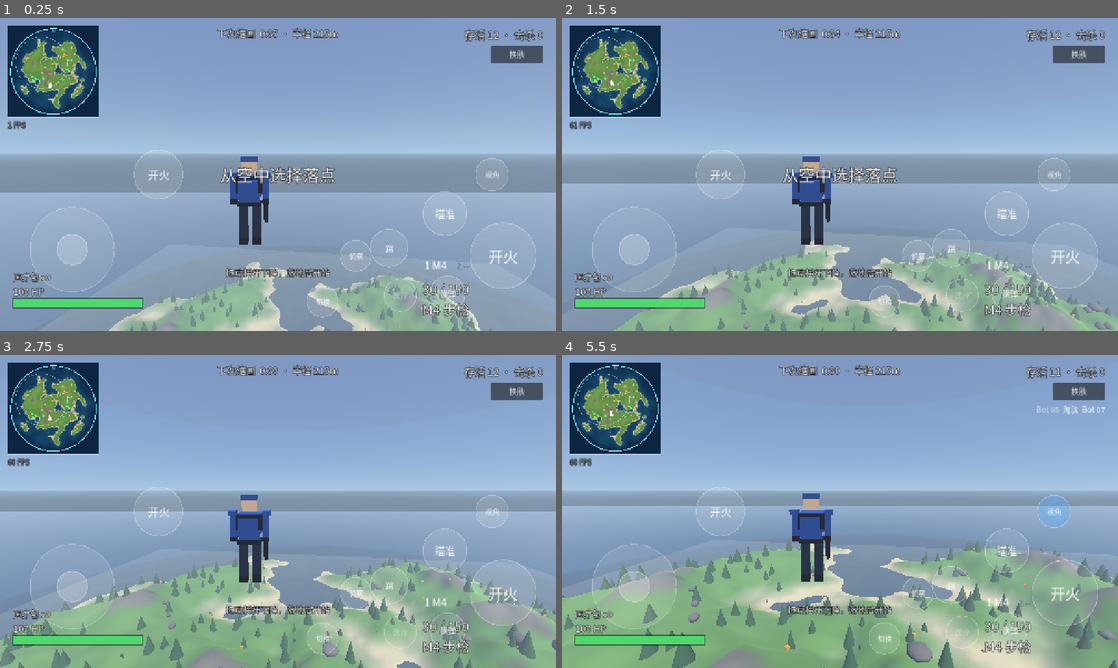
Above: before the commit, frames 1-4 (two rows, left to right).
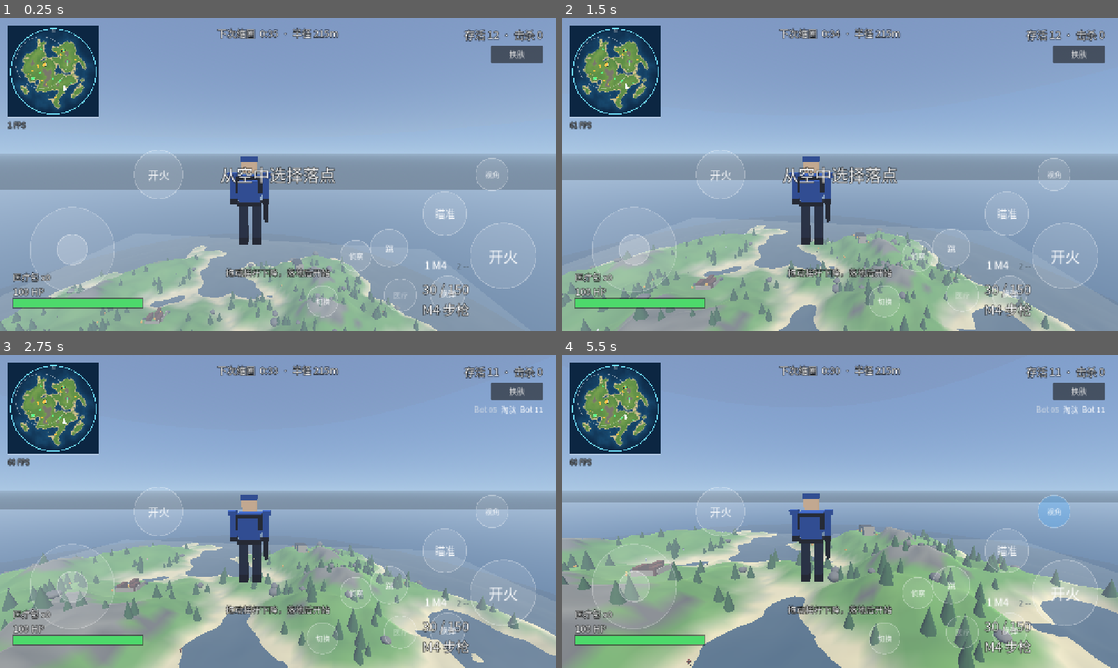
Above: after the commit, the same moments.

Repository: soda92/shooting-game
Game: Godot game, scene res://scenes/main.tscn
The game is run twice, just before and just after one commit, with the same random seed, the same clock (stepped at 60 frames per second) and the same inputs.
Inputs (mouse positions are in pixels of both pictures, inside the frame that each line leads up to):
- Up to frame 1 (0.25 s): no input
- Up to frame 2 (1.5 s): move the mouse to (867, 174) at 0.52 s; hold R 0.53-1.28 s; hold W from 0.53 s (still down); click (867, 174) at 0.67 s; tap Space at 0.77 s; move the mouse to (812, 174) at 1.27 s; tap H at 1.35 s
- Up to frame 3 (2.75 s): keep holding W; tap Space at 1.52 s; move the mouse to (289, 505) at 2.02 s; hold F from 2.03 s (still down)
- Up to frame 4 (5.5 s): keep holding W; move the mouse to (834, 517) at 2.77 s; release F at 2.78 s; tap V at 2.85 s; click (834, 517) at 2.92 s; tap Space at 3.02, 3.77, 4.52 s; move the mouse to (878, 514) at 3.52 s; hold Q 3.53-4.28 s; move the mouse to (795, 508) at 4.27 s; tap Shift at 4.35 s; move the mouse to (845, 511) at 5.02 s; hold R from 5.03 s (still down); click (845, 511) at 5.17 s

The runs differ from the first frame. In frame 1, 10% of the frame differs, in the area x 0-100%, y 9-100%; in frame 2, 17%; in frame 3, 25%; in frame 4, 31%.

Commit message:
feat: add three POI compounds with cover, doors and loot
- procedural house, warehouse and container yard on flat ground
- merged meshes per material plus box collision; enterable doorways
- compound loot spots take priority for weapon and medkit spawns
- buildings sit on the highest footprint point with walls buried on slopes
- minimap markers for POIs
- bot stuck detection so they do not grind against walls

Diff:
--- a/scripts/bot.gd
+++ b/scripts/bot.gd
@@ -25,6 +25,8 @@
 var _wander := Vector3.ZERO
 var _wander_t := 0.0
 var _strafe := 1.0
+var _stuck_t := 0.0
+var _last_pos := Vector3.ZERO
 
 @onready var visual = $Visual
 
@@ -34,6 +36,7 @@
 	_fire_cd = randf_range(0.2, 1.2)
 	weapon_id = Weapons.ORDER[randi() % Weapons.ORDER.size()]
 	visual.set_skin(Skins.random_bot_skin())
+	_last_pos = global_position
 
 
 func setup(w: Node3D, g: Node) -> void:
@@ -105,6 +108,16 @@
 	else:
 		velocity.y = 0.0
 	move_and_slide()
+
+	_stuck_t += delta
+	if _stuck_t >= 0.7:
+		if global_position.distance_to(_last_pos) < 0.4:
+			target = null
+			_retarget = 1.2
+			_strafe = -_strafe
+			_pick_wander()
+		_last_pos = global_position
+		_stuck_t = 0.0
 
 	visual.tick(delta, Vector2(velocity.x, velocity.z).length(), _has_target())
 
--- a/scripts/game.gd
+++ b/scripts/game.gd
@@ -58,7 +58,7 @@
 func _spawn_player() -> void:
 	var scene: PackedScene = load("res://scenes/player.tscn")
 	player = scene.instantiate()
-	var p: Vector3 = world.random_land_point(140.0)
+	var p: Vector3 = world.random_open_point(140.0, 26.0)
 	player.position = Vector3(p.x, p.y + 120.0, p.z)
 	player.rotation.y = randf() * TAU
 	add_child(player)
@@ -91,17 +91,29 @@
 
 func _spawn_loot() -> void:
 	var scene: PackedScene = load("res://scenes/loot.tscn")
+	var spots: Array = world.loot_spots
 	for i in range(LOOT_COUNT):
 		var l = scene.instantiate()
-		var p: Vector3 = world.random_land_point(165.0)
-		l.position = Vector3(p.x, p.y + 0.9, p.z)
+		var p: Vector3
+		if i < 16 and not spots.is_empty():
+			var s: Vector3 = spots[i % spots.size()]
+			p = Vector3(s.x + randf_range(-1.2, 1.2), 0.0, s.z + randf_range(-1.2, 1.2))
+		else:
+			p = world.random_land_point(165.0)
+		var gy: float = world.height_at(p.x, p.z)
+		l.position = Vector3(p.x, gy + 0.9, p.z)
 		add_child(l)
 		l.setup(Weapons.ORDER[i % Weapons.ORDER.size()])
 
 
 func _spawn_medkits() -> void:
+	var spots: Array = world.loot_spots
 	for i in range(MEDKIT_COUNT):
-		spawn_medkit_at(world.random_land_point(165.0))
+		if i < 4 and not spots.is_empty():
+			var s: Vector3 = spots[(i * 2) % spots.size()]
+			spawn_medkit_at(Vector3(s.x + randf_range(-1.0, 1.0), 0.0, s.z + randf_range(-1.0, 1.0)))
+		else:
+			spawn_medkit_at(world.random_land_point(165.0))
 
 
 func spawn_medkit_at(pos: Vector3) -> void:
--- a/scripts/minimap.gd
+++ b/scripts/minimap.gd
@@ -83,6 +83,12 @@
 		var tc := _to_map(game.zone.target_center())
 		draw_arc(tc, tr * scale, 0.0, TAU, 72, Color(1, 1, 1, 0.45), 1.0)
 
+	# POI markers
+	for c in game.world.poi_centers:
+		var m := _to_map(c)
+		draw_rect(Rect2(m - Vector2(4, 4), Vector2(8, 8)), Color(0.92, 0.92, 0.96, 0.85))
+		draw_rect(Rect2(m - Vector2(4, 4), Vector2(8, 8)), Color(0.1, 0.1, 0.12, 0.9), false, 1.0)
+
 	# loot
 	for n in get_tree().get_nodes_in_group("loot"):
 		if is_instance_valid(n):
--- a/scripts/world.gd
+++ b/scripts/world.gd
@@ -7,6 +7,11 @@
 
 var _noise := FastNoiseLite.new()
 var _tint := FastNoiseLite.new()
+
+var poi_centers: Array[Vector3] = []
+var loot_spots: Array[Vector3] = []
+
+const POI_COUNT := 3
 
 
 func _ready() -> void:
@@ -20,6 +25,7 @@
 
 	_build_terrain()
 	_build_water()
+	_build_pois()
 	_scatter_trees()
 	_scatter_rocks()
 
@@ -49,6 +55,14 @@
 		if is_land(x, z, 1.5):
 			return Vector3(x, height_at(x, z), z)
 	return Vector3(0.0, height_at(0.0, 0.0), 0.0)
+
+
+func random_open_point(max_radius: float, poi_clear: float) -> Vector3:
+	for i in range(40):
+		var p := random_land_point(max_radius)
+		if not _near_poi(p, poi_clear):
+			return p
+	return random_land_point(max_radius)
 
 
 func slope_at(x: float, z: float) -> float:
@@ -185,6 +199,8 @@
 			continue
 		if slope_at(p.x, p.z) > 0.55:
 			continue
+		if _near_poi(p, 22.0):
+			continue
 		var s := randf_range(0.7, 1.6)
 		var basis := Basis(Vector3.UP, randf() * TAU).scaled(Vector3(s, s * randf_range(0.85, 1.25), s))
 		transforms.append(Transform3D(basis, Vector3(p.x, p.y + 2.2 * s, p.z)))
@@ -223,6 +239,8 @@
 		var p := random_land_point(160.0)
 		if p.y < 1.0:
 			continue
+		if _near_poi(p, 18.0):
+			continue
 		var s := randf_range(0.8, 2.4)
 		var body := StaticBody3D.new()
 		body.position = Vector3(p.x, p.y + 1.0 * s, p.z)
@@ -241,3 +259,179 @@
 		body.add_child(col)
 
 		root.add_child(body)
+
+
+# --------------------------------------------------------------------------
+# Points of interest
+# --------------------------------------------------------------------------
+
+func _near_poi(p: Vector3, radius: float) -> bool:
+	for c in poi_centers:
+		if Vector2(c.x - p.x, c.z - p.z).length() < radius:
+			return true
+	return false
+
+
+func _is_flat(center: Vector3, radius: float, max_var: float) -> bool:
+	var lo := center.y
+	var hi := center.y
+	for i in range(8):
+		var a := TAU * float(i) / 8.0
+		var h := height_at(center.x + cos(a) * radius, center.z + sin(a) * radius)
+		lo = minf(lo, h)
+		hi = maxf(hi, h)
+	return (hi - lo) <= max_var and lo > 1.5
+
+
+func _build_pois() -> void:
+	var tries := 0
+	while poi_centers.size() < POI_COUNT and tries < 1500:
+		tries += 1
+		var p := random_land_point(150.0)
+		if not _is_flat(p, 9.0, 2.2):
+			continue
+		var ok := true
+		for c in poi_centers:
+			if Vector2(c.x - p.x, c.z - p.z).length() < 80.0:
+				ok = false
+				break
+		if not ok:
+			continue
+		_build_compound(p, poi_centers.size())
+		poi_centers.append(p)
+
+	print("[world] POIs=%d loot spots=%d" % [poi_centers.size(), loot_spots.size()])
+
+
+func _poi_mat(c: Color) -> StandardMaterial3D:
+	var m := StandardMaterial3D.new()
+	m.albedo_color = c
+	m.roughness = 0.9
+	return m
+
+
+func _max_height_near(center: Vector3, radius: float) -> float:
+	var hi := height_at(center.x, center.z)
+	for i in range(8):
+		var a := TAU * float(i) / 8.0
+		hi = maxf(hi, height_at(center.x + cos(a) * radius, center.z + sin(a) * radius))
+	return hi
+
+
+func _build_compound(p: Vector3, index: int) -> void:
+	var root := Node3D.new()
+	root.position = Vector3(p.x, _max_height_near(p, 8.0) + 0.05, p.z)
+	root.rotation.y = float(index) * (PI * 0.5) + randf_range(-0.35, 0.35)
+	add_child(root)
+
+	var mats := {
+		"wall": _poi_mat(Color(0.68, 0.64, 0.56)),
+		"roof": _poi_mat(Color(0.22, 0.23, 0.26)),
+		"metal": _poi_mat(Color(0.42, 0.24, 0.18)),
+		"trim": _poi_mat(Color(0.34, 0.35, 0.38)),
+	}
+
+	var boxes: Array = []
+	var spots: Array = []
+
+	match index % 3:
+		0:
+			_house_boxes(boxes, spots)
+		1:
+			_warehouse_boxes(boxes, spots)
+		_:
+			_yard_boxes(boxes, spots)
+
+	boxes.append({"size": Vector3(1.2, 1.2, 1.2), "pos": Vector3(7.0, 0.6, -2.0), "mat": "trim"})
+	boxes.append({"size": Vector3(1.2, 1.2, 1.2), "pos": Vector3(-7.0, 0.6, 3.0), "mat": "trim"})
+	spots.append(Vector3(7.0, 0.0, -3.5))
+	spots.append(Vector3(-7.0, 0.0, 4.5))
+
+	_commit_poi(root, mats, boxes)
+
+	for s in spots:
+		loot_spots.append(root.to_global(Vector3(s.x, 0.0, s.z)))
+
+
+func _commit_poi(root: Node3D, mats: Dictionary, boxes: Array) -> void:
+	var body := StaticBody3D.new()
+	root.add_child(body)
+
+	var groups := {}
+	for b in boxes:
+		var key: String = b["mat"]
+		if not groups.has(key):
+			var st := SurfaceTool.new()
+			st.begin(Mesh.PRIMITIVE_TRIANGLES)
+			groups[key] = st
+
+		var bm := BoxMesh.new()
+		bm.size = b["size"]
+		groups[key].append_from(bm, 0, Transform3D(Basis(), b["pos"]))
+
+		var shape := BoxShape3D.new()
+		shape.size = b["size"]
+		var col := CollisionShape3D.new()
+		col.shape = shape
+		col.position = b["pos"]
+		body.add_child(col)
+
+	for key in groups:
+		var mi := MeshInstance3D.new()
+		mi.mesh = groups[key].commit()
+		mi.material_override = mats[key]
+		root.add_child(mi)
+
+
+func _house_boxes(boxes: Array, spots: Array) -> void:
+	var ext := 2.2
+	var total_h := 3.0 + ext
+	var cy := (3.0 - ext) * 0.5
+
+	boxes.append({"size": Vector3(6.0, total_h, 0.25), "pos": Vector3(0, cy, 3.0), "mat": "wall"})
+	boxes.append({"size": Vector3(0.25, total_h, 6.0), "pos": Vector3(-3.0, cy, 0), "mat": "wall"})
+	boxes.append({"size": Vector3(0.25, total_h, 6.0), "pos": Vector3(3.0, cy, 0), "mat": "wall"})
+	boxes.append({"size": Vector3(2.4, total_h, 0.25), "pos": Vector3(-1.8, cy, -3.0), "mat": "wall"})
+	boxes.append({"size": Vector3(2.4, total_h, 0.25), "pos": Vector3(1.8, cy, -3.0), "mat": "wall"})
+	boxes.append({"size": Vector3(1.2, 0.9, 0.25), "pos": Vector3(0, 2.55, -3.0), "mat": "wall"})
+	boxes.append({"size": Vector3(6.4, 0.2, 6.4), "pos": Vector3(0, 3.1, 0), "mat": "roof"})
+	boxes.append({"size": Vector3(1.2, 1.2, 1.2), "pos": Vector3(1.5, 0.6, 1.2), "mat": "trim"})
+	boxes.append({"size": Vector3(1.2, 1.2, 1.2), "pos": Vector3(-1.6, 0.6, 1.8), "mat": "trim"})
+
+	spots.append(Vector3(0.0, 0.0, 0.0))
+	spots.append(Vector3(-2.0, 0.0, 2.2))
+	spots.append(Vector3(2.2, 0.0, -2.0))
+
+
+func _warehouse_boxes(boxes: Array, spots: Array) -> void:
+	var ext := 2.2
+	var total_h := 4.2 + ext
+	var cy := (4.2 - ext) * 0.5
+
+	boxes.append({"size": Vector3(10.0, total_h, 0.3), "pos": Vector3(0, cy, 3.5), "mat": "wall"})
+	boxes.append({"size": Vector3(0.3, total_h, 7.0), "pos": Vector3(-5.0, cy, 0), "mat": "wall"})
+	boxes.append({"size": Vector3(0.3, total_h, 7.0), "pos": Vector3(5.0, cy, 0), "mat": "wall"})
+	boxes.append({"size": Vector3(3.4, total_h, 0.3), "pos": Vector3(-3.3, cy, -3.5), "mat": "wall"})
+	boxes.append({"size": Vector3(3.4, total_h, 0.3), "pos": Vector3(3.3, cy, -3.5), "mat": "wall"})
+	boxes.append({"size": Vector3(3.2, 1.4, 0.3), "pos": Vector3(0, 3.5, -3.5), "mat": "wall"})
+	boxes.append({"size": Vector3(10.4, 0.2, 7.4), "pos": Vector3(0, 4.3, 0), "mat": "roof"})
+	boxes.append({"size": Vector3(2.4, 2.4, 5.0), "pos": Vector3(-2.6, 1.2, 0.5), "mat": "metal"})
+	boxes.append({"size": Vector3(2.4, 2.4, 5.0), "pos": Vector3(2.6, 1.2, 0.5), "mat": "metal"})
+
+	spots.append(Vector3(0.0, 0.0, -2.2))
+	spots.append(Vector3(0.0, 0.0, 2.6))
+	spots.append(Vector3(-3.5, 0.0, 3.0))
+	spots.append(Vector3(3.5, 0.0, -2.0))
+
+
+func _yard_boxes(boxes: Array, spots: Array) -> void:
+	boxes.append({"size": Vector3(2.4, 3.6, 5.5), "pos": Vector3(-3.5, 1.0, -2.0), "mat": "metal"})
+	boxes.append({"size": Vector3(2.4, 3.6, 5.5), "pos": Vector3(0.0, 1.0, 2.5), "mat": "metal"})
+	boxes.append({"size": Vector3(2.4, 3.6, 5.5), "pos": Vector3(3.5, 1.0, -2.0), "mat": "metal"})
+	boxes.append({"size": Vector3(9.0, 2.4, 0.3), "pos": Vector3(0, 0.6, -5.5), "mat": "wall"})
+	boxes.append({"size": Vector3(0.3, 2.4, 9.0), "pos": Vector3(-5.5, 0.6, 0), "mat": "wall"})
+
+	spots.append(Vector3(-3.5, 0.0, 1.5))
+	spots.append(Vector3(0.0, 0.0, -1.0))
+	spots.append(Vector3(3.5, 0.0, 1.5))
+	spots.append(Vector3(0.0, 0.0, 5.0))
